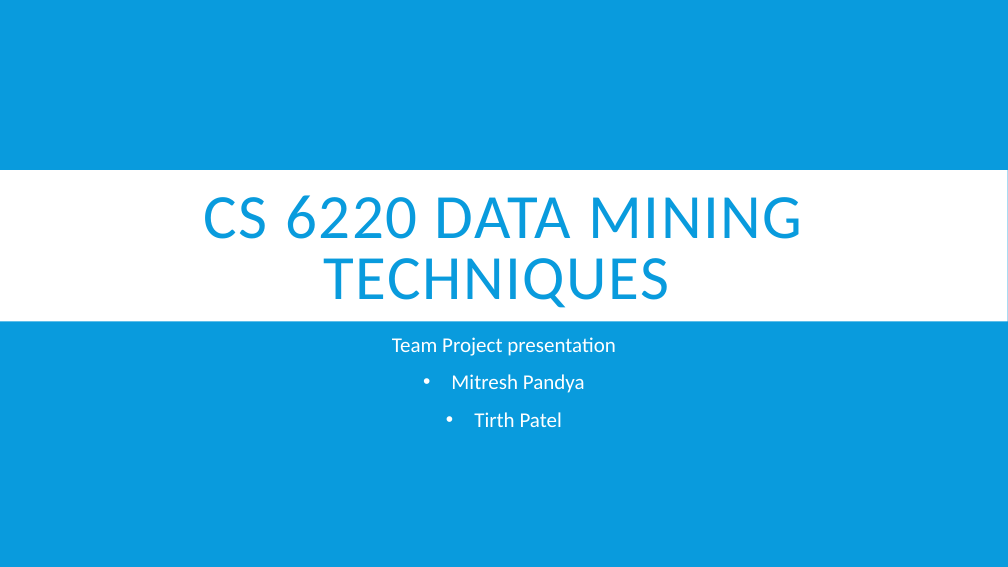
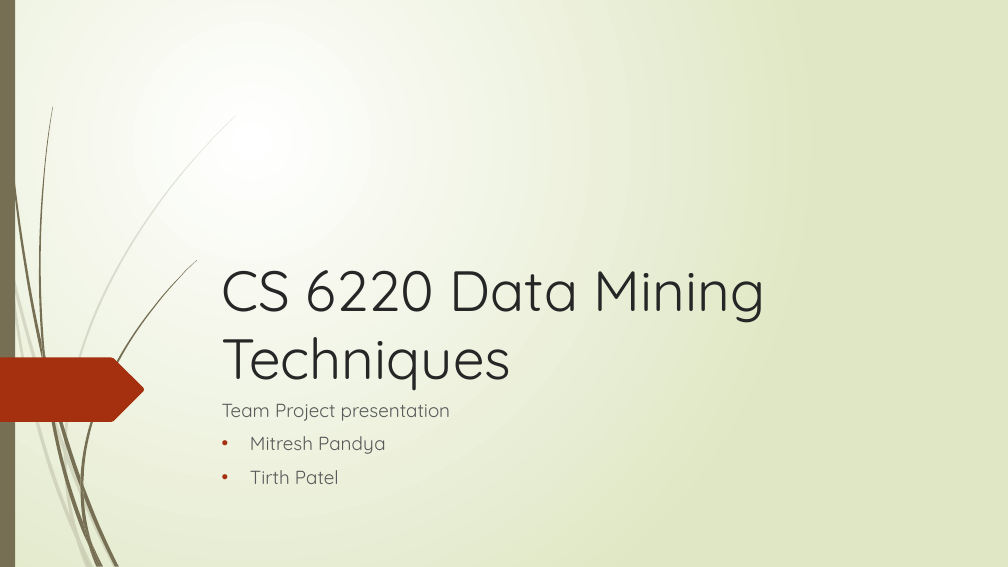
Before and after one commit to mitresh95/ImpactOfCrimeOnHousing, a slide deck: slide 1 of Presentation.pptx. Drawn at 1008x567 pixels with LibreOffice and Linux fonts; fonts in the diff are those of the drawing. Boxes give left, top, right and bottom in pixels: in the first picture for what was removed or moved away, otherwise in the second. Text is boxed around its words. In the diff, an @@ line names an element or a change of style, - is before the commit and + after.

```diff
--- a/Presentation.pptx
+++ b/Presentation.pptx
@@ background #099BDD to gradient #FFFFFF to #DFE8C4 @@
@@ rectangle added at [0, 0, 15, 567], fill #766F54 @@
@@ rectangle removed at [0, 170, 1008, 321] @@
@@ title "CS 6220 Data Mining Techniques" at [222, 270, 766, 391]: vertical alignment middle to bottom @@
@@ title at [222, 270, 766, 391]: text changed; size 60 to 54 pt; font Calibri to Quicksand; text colour #099BDD to #262626 @@
-CS 6220 DATA MINING TECHNIQUES
+CS 6220 Data Mining Techniques
@@ freeform shape added at [0, 358, 144, 422], fill #A53010 @@
@@ subtitle "Team Project presentation": place and size @@
-subtitle "Team Project presentation" at [392, 337, 616, 427]
+subtitle "Team Project presentation" at [222, 404, 450, 484]
@@ subtitle "Team Project presentation" at [222, 404, 450, 484]: size 20 to 18 pt, font Calibri to Quicksand, text colour #FFFFFF to #595959; alignment centre to left; line spacing 0.9 to 1; less space between paragraphs; bullet colour #FFFFFF to #A53010 @@
@@ group added at [0, 116, 236, 567]: 10 freeform shapes @@
@@ group added at [2, 0, 197, 567]: 12 freeform shapes @@
```
Also in this commit, not shown: 15 other slides changed.
